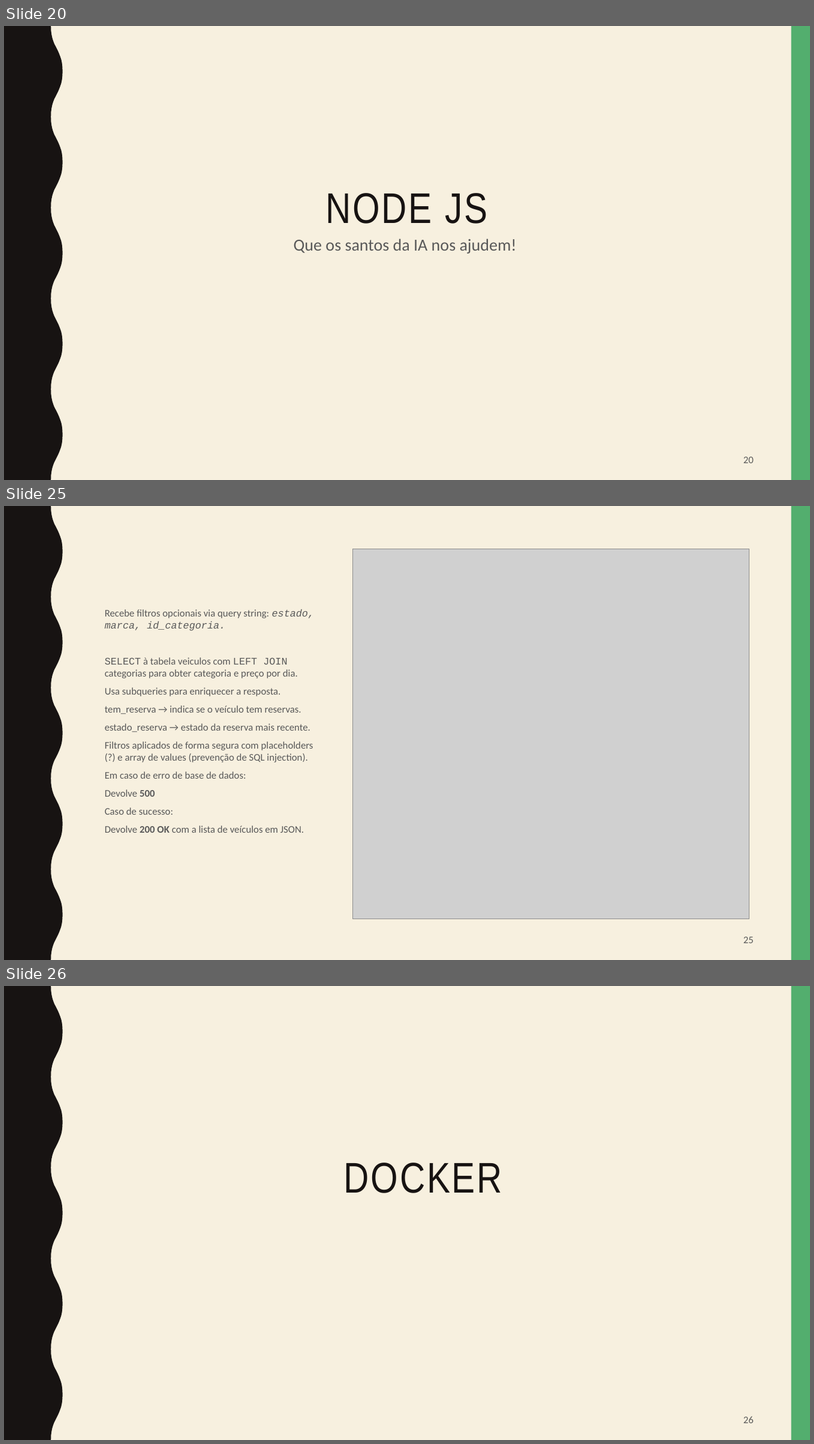
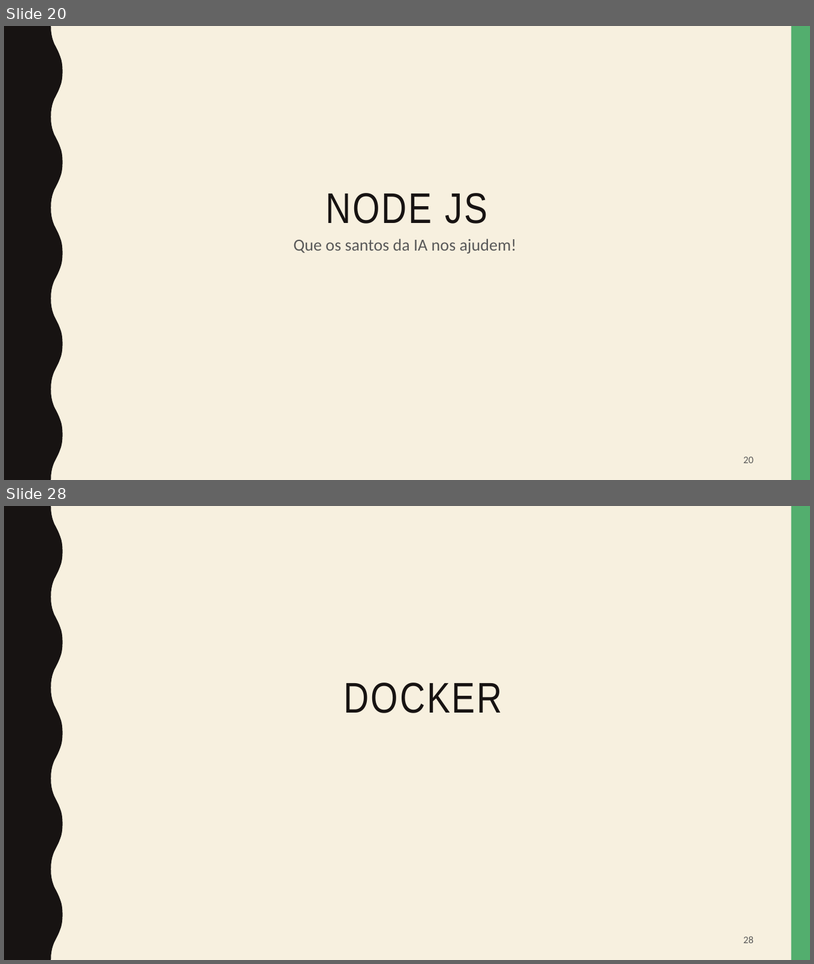
Before and after one commit to inf25dw1g31/M2, a slide deck: presentation/Car4Me.pptx. Shown one above the other, each under a label of ours: slides 20, 25 and 26 before the commit, slides 20 and 28 after it; the slides between them are not shown. The pictures are 814x1444 and 814x964 pixels, drawn with LibreOffice and Linux fonts; fonts in the diff are those of the drawing; grey boxes stand for pictures. Boxes give left, top, right and bottom in pixels: in the first picture for what was removed or moved away, otherwise in the second. Text is boxed around its words. In the diff, an @@ line names an element or a change of style, - is before the commit and + after.

```diff
--- a/presentation/Car4Me.pptx
+++ b/presentation/Car4Me.pptx
@@ slide 25 removed at (4, 506, 810, 960), background #F7F0DF; not listed: 2 template elements that a slide beside it also shows @@
@@ picture removed at (353, 549, 750, 919) @@
@@ text removed at (105, 609, 315, 832) @@
-Recebe filtros opcionais via query string: estado, marca, id_categoria.
-SELECT à tabela veiculos com LEFT JOIN categorias para obter categoria e preço por dia.
-Usa subqueries para enriquecer a resposta.
-tem_reserva → indica se o veículo tem reservas.
-estado_reserva → estado da reserva mais recente.
-Filtros aplicados de forma segura com placeholders (?) e array de values (prevenção de SQL injection).
-Em caso de erro de base de dados:
-Devolve 500
-Caso de sucesso:
-Devolve 200 OK com a lista de veículos em JSON.
@@ page number removed at (744, 936, 754, 943) @@
-25
@@ what was slide 26 is now slide 28 @@
@@ page number at (744, 936, 754, 943): text changed @@
-26
+28
```
Also in this commit, not shown: 5 slides changed, 4 slides added, 1 other slide removed.
